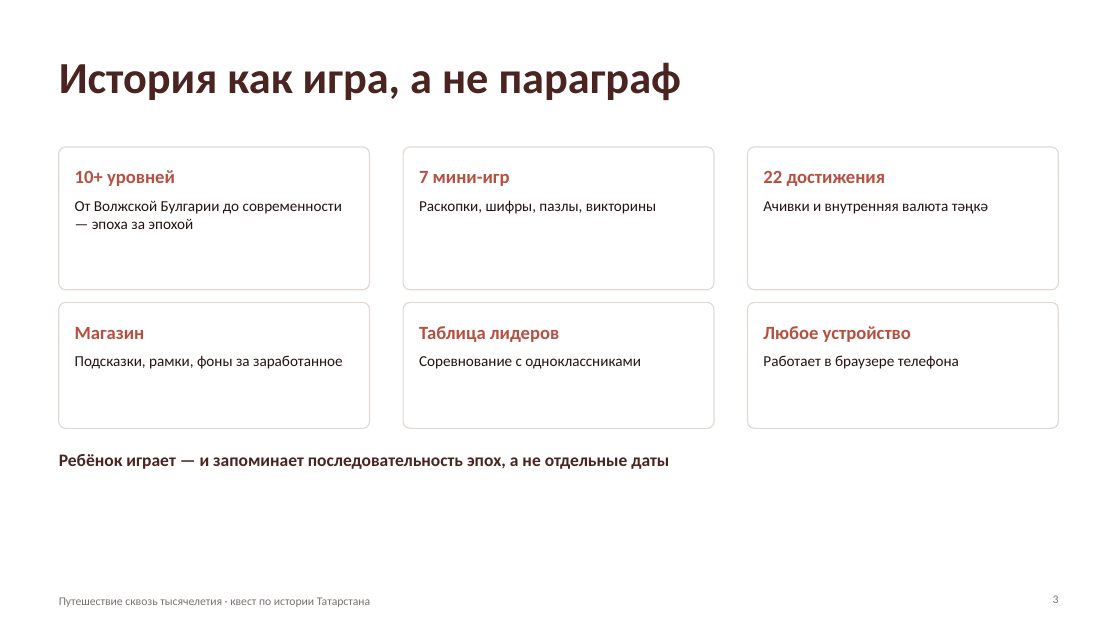
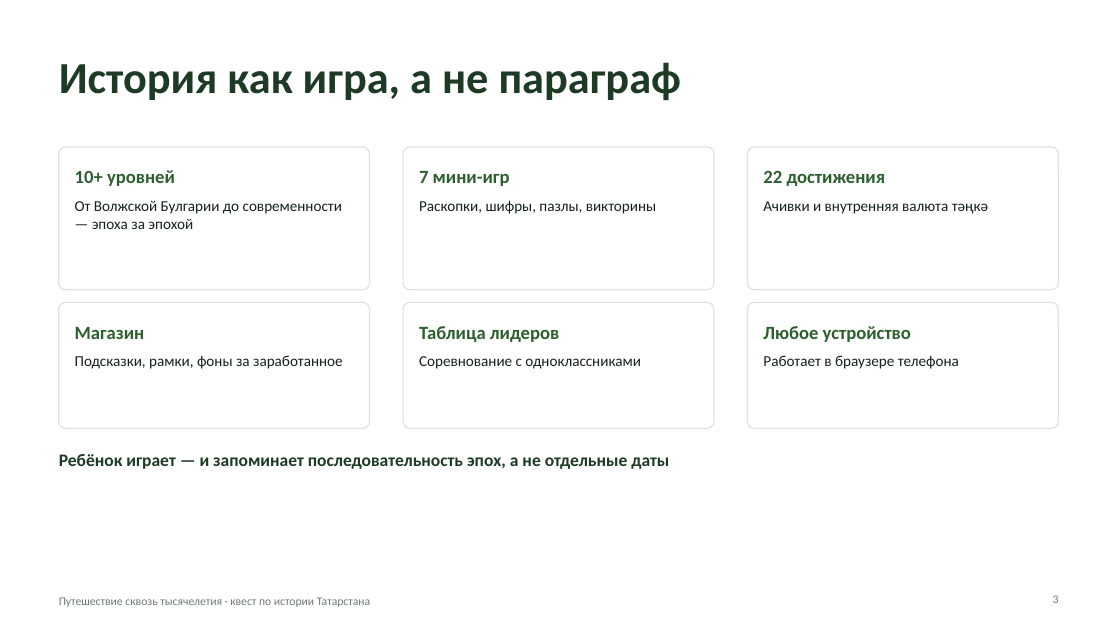
Before and after one commit to amirfazulen-byte/project, a slide deck: slide 3 of deck/Путешествие сквозь тысячелетия.pptx. Drawn at 1120x630 pixels with LibreOffice and Linux fonts; fonts in the diff are those of the drawing. Boxes give left, top, right and bottom in pixels: in the first picture for what was removed or moved away, otherwise in the second. Text is boxed around its words. In the diff, an @@ line names an element or a change of style, - is before the commit and + after.

```diff
--- a/deck/Путешествие сквозь тысячелетия.pptx
+++ b/deck/Путешествие сквозь тысячелетия.pptx
@@ text "История как игра, а не ..." at box(59, 62, 682, 100): text colour #4A2420 to #1C3A24 @@
@@ rounded rectangle "10+ уровней" at box(59, 147, 370, 290): text colour #B85042 to #2C5F2D in "10+ уровней"; text colour #231512 to #16231A in "От Волжской Булгарии до современности — эпоха ..."; outline #E0D9D4 1 pt to #DCE4DA 1 pt @@
@@ rounded rectangle "7 мини-игр" at box(403, 147, 714, 290): text colour #B85042 to #2C5F2D in "7 мини-игр"; text colour #231512 to #16231A in "Раскопки, шифры, пазлы, викторины"; outline #E0D9D4 1 pt to #DCE4DA 1 pt @@
@@ rounded rectangle "22 достижения" at box(748, 147, 1059, 290): text colour #B85042 to #2C5F2D in "22 достижения"; text colour #231512 to #16231A in "Ачивки и внутренняя валюта тәңкә"; outline #E0D9D4 1 pt to #DCE4DA 1 pt @@
@@ rounded rectangle "Магазин" at box(59, 302, 370, 429): text colour #B85042 to #2C5F2D in "Магазин"; text colour #231512 to #16231A in "Подсказки, рамки, фоны за заработанное"; outline #E0D9D4 1 pt to #DCE4DA 1 pt @@
@@ rounded rectangle "Таблица лидеров" at box(403, 302, 714, 429): text colour #B85042 to #2C5F2D in "Таблица лидеров"; text colour #231512 to #16231A in "Соревнование с одноклассниками"; outline #E0D9D4 1 pt to #DCE4DA 1 pt @@
@@ rounded rectangle "Любое устройство" at box(748, 302, 1059, 429): text colour #B85042 to #2C5F2D in "Любое устройство"; text colour #231512 to #16231A in "Работает в браузере телефона"; outline #E0D9D4 1 pt to #DCE4DA 1 pt @@
@@ text "Ребёнок играет — и запоминает ..." at box(59, 454, 669, 469): text colour #4A2420 to #1C3A24 @@
```
Also in this commit, not shown: 4 other slides changed, 6 other files.
